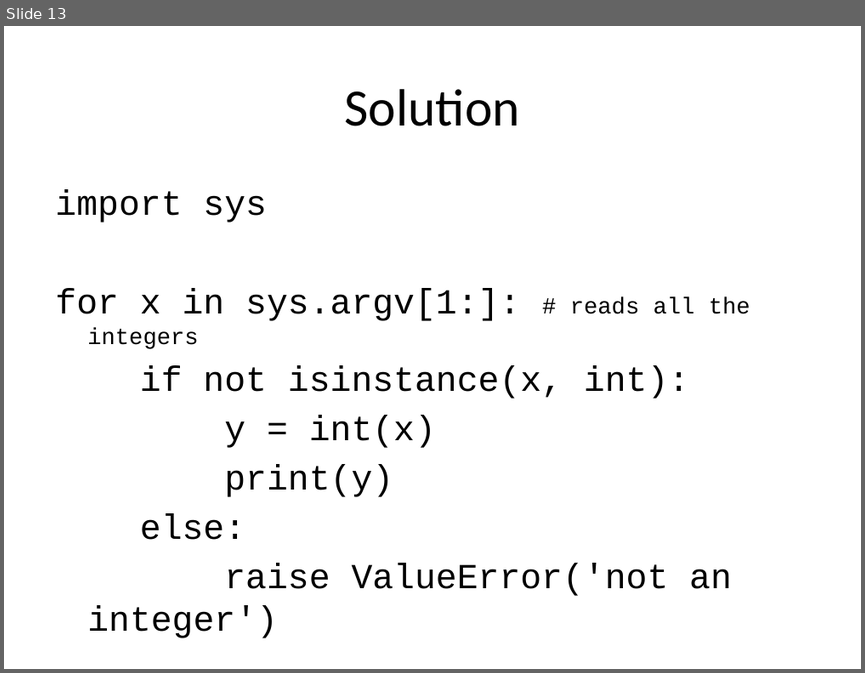
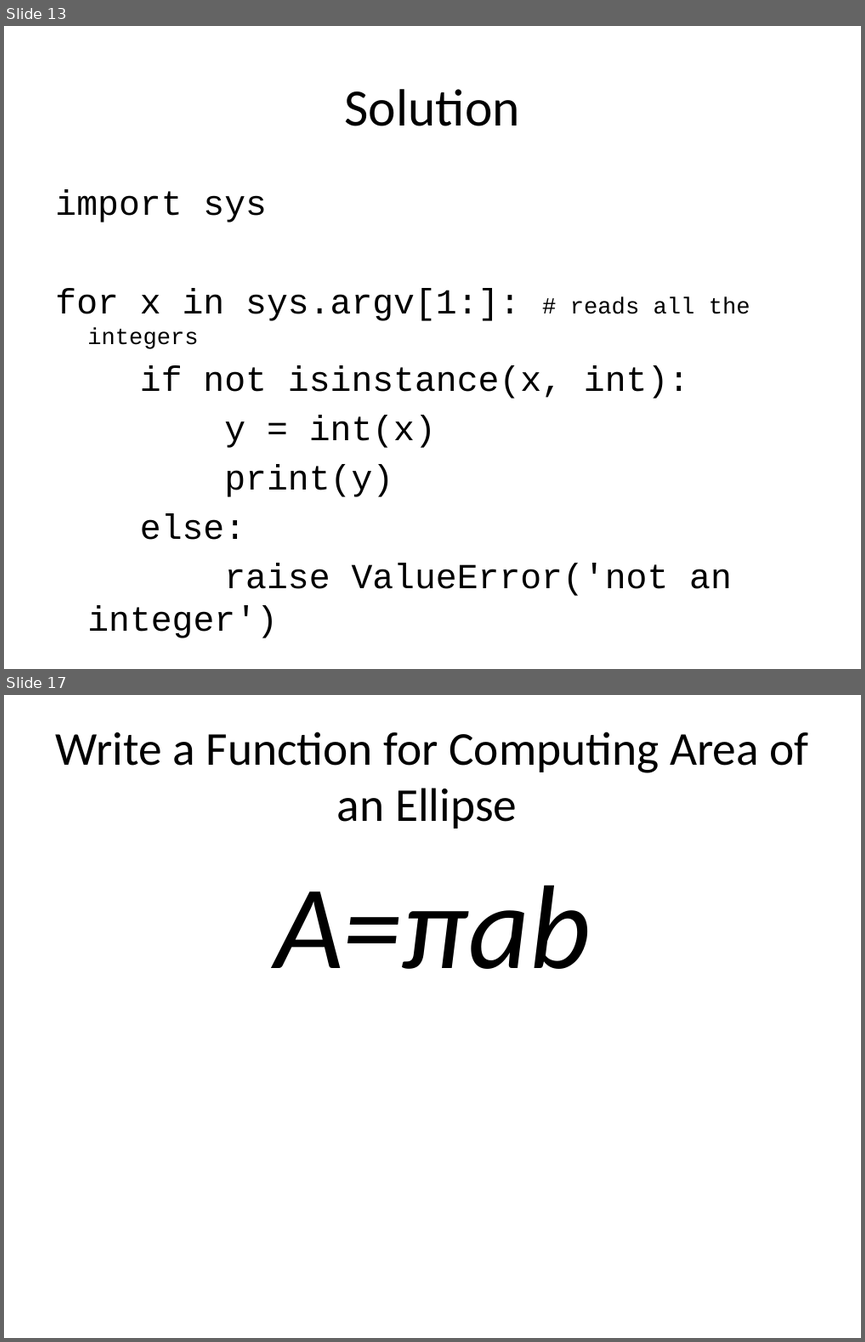
Before and after one commit to purcellconsult/python-mastery-crashcourse-one, a slide deck: slide_decks/commandlne_arguments_python.pptx. Shown one above the other, each under a label of ours: slide 13 before the commit, slides 13 and 17 after it; the slides between them are not shown. The pictures are 865x673 and 865x1342 pixels, drawn with LibreOffice and Linux fonts; fonts in the diff are those of the drawing. Boxes give left, top, right and bottom in pixels: in the first picture for what was removed or moved away, otherwise in the second. Text is boxed around its words. In the diff, an @@ line names an element or a change of style, - is before the commit and + after.

```diff
--- a/slide_decks/commandlne_arguments_python.pptx
+++ b/slide_decks/commandlne_arguments_python.pptx
@@ slide 17 added at box(4, 695, 861, 1338), background #FFFFFF @@
@@ title added at box(56, 732, 808, 828), 39.6 pt, text #000000 @@
+Write a Function for Computing Area of an Ellipse
@@ text added at box(274, 885, 590, 969), 100 pt, text #000000, italic @@
+A=πab
```
Also in this commit, not shown: 2 slides changed, 7 other slides added, 9 slides removed, 4 other files.
